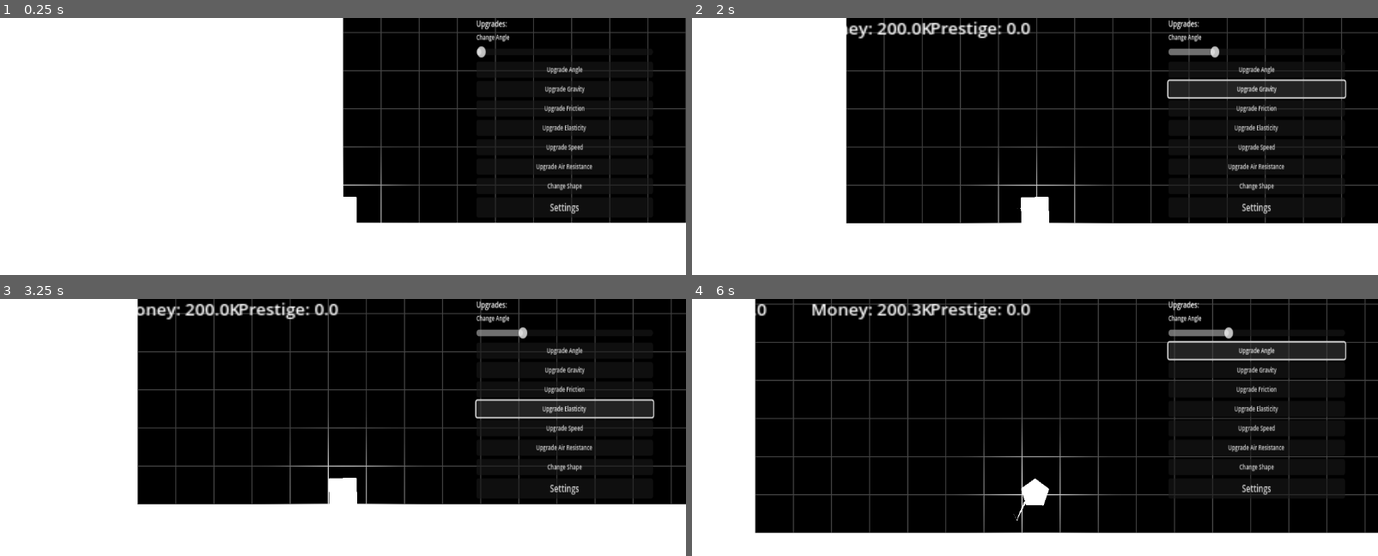
Above: before the commit, frames 1-4 (two rows, left to right).
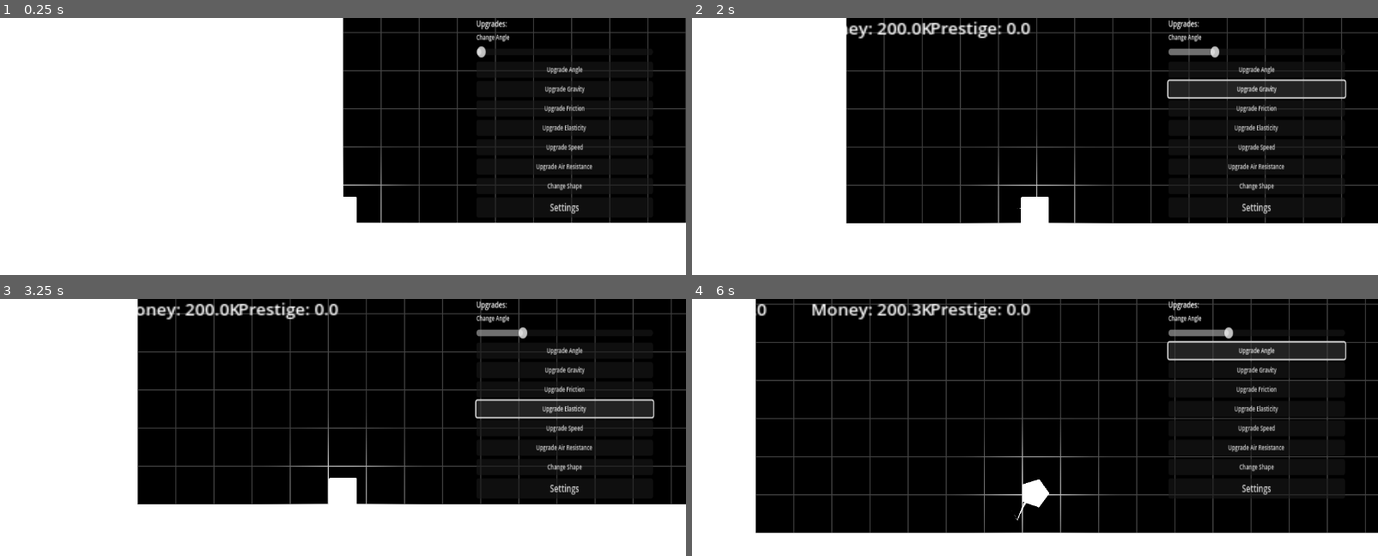
Above: after the commit, the same moments.

Repository: Lueegee1/Skr-t-Kast-Spil
Game: Godot game, scene res://main/root.tscn
Same seed, same stepped clock (60 frames per second), same inputs: the game is played once before the commit and once after it.
Inputs:
- Up to frame 1 (0.25 s): no input
- Up to frame 2 (2 s): click "Upgrade Angle" at 0.5 s; click "Upgrade Gravity" at 1.25 s
- Up to frame 3 (3.25 s): click "Upgrade Friction" at 2 s; click "Upgrade Elasticity" at 2.75 s
- Up to frame 4 (6 s): click "Upgrade Speed" at 3.5 s; click "Upgrade Air Resistance" at 4.25 s; click "Change Shape" at 5 s; click "Upgrade Angle" at 5.75 s

The runs differ from the first frame. In frame 2, less than 0.1% of the frame differs, in the area x 47-53%, y 69-80%; in frame 3, less than 0.1%; in frame 4, 1.9%, in the area x 9-99%, y 0-91%.

Commit message:
Tweaked angular resistance

Diff:
--- a/main/BallMechanics.gd
+++ b/main/BallMechanics.gd
@@ -3,6 +3,7 @@
 # Look into angular Damp, what it is and if its relevant
 # Look into physicsMaterial Absorbent clause, what it does and if it relevant
 # fix bounce so that x_velocity is kept (currently isnt)
+# fix starting rotation and position
 
 #------------------------------------------ Setup ------------------------------------------
 
--- a/main/main.tscn
+++ b/main/main.tscn
@@ -176,10 +176,9 @@
 [node name="RigidBody2D" type="RigidBody2D" parent="LaunchSite"]
 scale = Vector2(1, 1.0167047)
 physics_material_override = SubResource("PhysicsMaterial_xwkvk")
-inertia = 1000.0
 linear_damp_mode = 1
 linear_damp = 0.08
-angular_damp = 100.0
+angular_damp = 0.08
 script = ExtResource("2_pjrb6")
 
 [node name="CollisionPolygon2D" type="CollisionPolygon2D" parent="LaunchSite/RigidBody2D"]
Not shown: 1 places in main/main.tscn that only renumber resources
